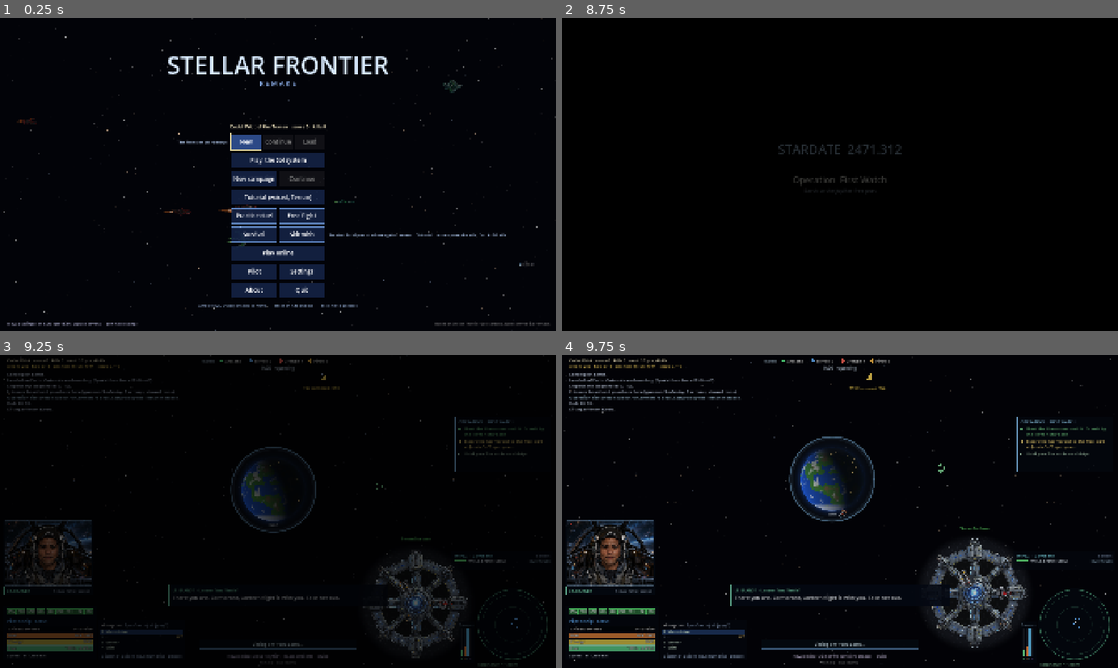
Above: before the commit, frames 1-4 (two rows, left to right).
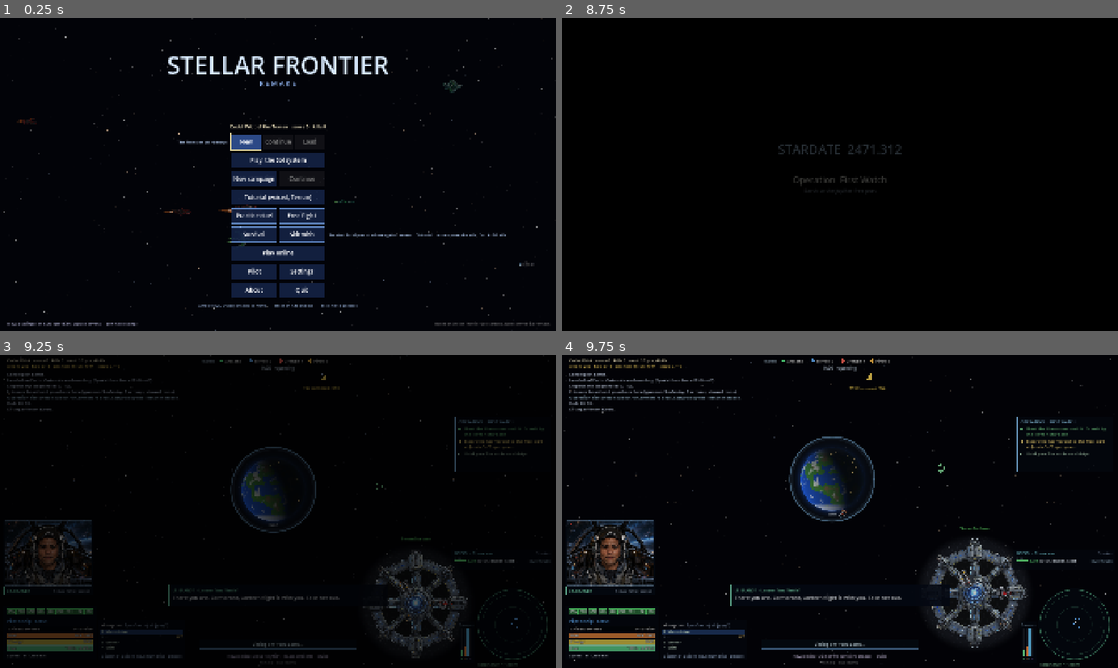
Above: after the commit, the same moments.

Repository: noalear/SovereignDrift
Game: Godot game, scene res://src/Main.tscn
Two runs of this game, one before a commit and one after it. Both use one fixed random seed, a clock stepped at 60 frames per second and the inputs below.
Inputs (mouse positions are in pixels of both pictures, inside the frame that each line leads up to):
- Up to frame 1 (0.25 s): no input
- Up to frame 2 (8.75 s): tap Enter (fullscreen) at 0.5, 3.5, 5 s; drag from (840, 174) to (895, 105) at 0.52 s; drag from (728, 190) to (812, 237) at 1.27 s; move the mouse to (895, 105) at 2.02 s; hold E (strafe_right) 2.03-2.75 s; hold P (shields_toggle) 2.03-2.75 s; tap B (land) at 2.3 s; tap Space (fire_primary) at 2.75, 4.25, 8 s; drag from (812, 237) to (673, 127) at 2.77 s; move the mouse to (1006, 221) at 3.52 s; hold Q (strafe_left) 3.53-4.25 s; hold K (board) 3.53-4.25 s; tap P (shields_toggle) at 3.8 s; drag from (673, 127) to (756, 96) at 4.27 s; move the mouse to (867, 174) at 5.02 s; hold X (brake) 5.03-5.75 s; hold M (briefing) 5.03-5.75 s; click (867, 174) at 5.17 s; tap Y (shield_focus) at 5.3 s; click "Launch the operation" at 5.75 s; click "Launch the operation" at 6.5 s; click "Not yet" at 7.25 s; drag from (756, 96) to (728, 190) at 8.02 s
- Up to frame 3 (9.25 s): move the mouse to (400, 495) at 8.77 s; hold W (thrust) from 8.78 s (still down); hold C (cloak) from 8.78 s (still down); tap B (land) at 9.05 s
- Up to frame 4 (9.75 s): release W (thrust) at 9.5 s; release C (cloak) at 9.5 s; drag from (728, 527) to (812, 574) at 9.52 s

Frames 1-2 are identical in both runs. In frame 3, 0.1% of the frame differs, in the area x 81-99%, y 62-67%; in frame 4, 0.2%.

Commit message:
Wingmen sent home land and get repaired; wing panel shows hull
A wingman ordered home only parked beside its home world, but hulls are
only patched up on the ground at a friendly colony, so it sat at "home
for repairs 0%" forever (as did any computer ship that retreated).

- AIPilot: RETREAT lands at home, or the nearest friendly colony with a
  surface (_repair_port, _land_on shared with colonist runs); on the
  ground it waits until _mended(), lifts off and rejoins the wing or
  patrols. Ships with no shields can count as mended now.
- Wing.status: "going home N%" then "repairing N%" (rounded up).
- HUD wing panel: HULL caption, a % beside each bar, and a red sliver
  instead of an empty black bar for a battered ship.
- Tutorial: Hale's wing line explains the bar and repairs (voice regenerated).
- wing_test: a 0.4% hull wingman lands at Earth, mends and rejoins;
  frees our own admirals' called pilots before the call-order check.

Co-Authored-By: Claude Opus 5.5 <noreply@anthropic.com>
Claude-Session: https://claude.ai/code/session_018iRXF1zAta2nLgkmWW55bu

Diff:
--- a/src/ships/AIPilot.gd
+++ b/src/ships/AIPilot.gd
@@ -422,7 +422,7 @@
 			if home == null:
 				state = State.PATROL
 				sent_home = false
-			elif hull_frac > 0.9 and shield_frac > 0.8 and ship.energy > ship.energy_max * 0.6 and ship.fuel_fraction() > 0.6 and ship.crew_fraction() > 0.8:
+			elif _mended():
 				if in_wing and lead == null:
 					pass                # mended: wait here for the leader to relaunch
 				elif sent_home:
@@ -729,7 +729,10 @@
 			else:
 				_fly_to_job(delta)
 		State.RETREAT:
-			if home != null:
+			var port := _repair_port()
+			if port != null:
+				_land_on(port, delta)   # a friendly spaceport patches the hull up
+			elif home != null:
 				var p := home.global_position + (ship.global_position - home.global_position).normalized() * (home.radius + 220.0)
 				_steer_to(p, delta, true)
 				i["boost"] = _boost_ok(BOOST_KEEP_ATTACK) and ship.global_position.distance_to(p) > 800.0
@@ -738,6 +741,50 @@
 
 
 # ------------------------------------------------------------ colonists
+
+## Where a retreating ship lands to be mended: home when it is still ours
+## and has a surface, else the nearest friendly colony that has one.  Null
+## when there is none: the ship waits by home, where at least the tanks
+## and the crew are made up.
+func _repair_port() -> Planet:
+	if home != null and home.is_colonised() and home.owner_race == ship.race_id and home.has_surface():
+		return home
+	var best: Planet = null
+	var best_d := INF
+	for p in world.planets:
+		if p.is_colonised() and p.owner_race == ship.race_id and p.has_surface():
+			var d: float = p.global_position.distance_to(ship.global_position)
+			if d < best_d:
+				best_d = d
+				best = p
+	return best
+
+
+## Hull, shields, energy, fuel and crew all good enough to fly again.
+func _mended() -> bool:
+	return ship.hull > ship.hull_max * 0.9 and (ship.shield_max <= 0.0 or ship.shield > ship.shield_max * 0.8) \
+		and ship.energy > ship.energy_max * 0.6 and ship.fuel_fraction() > 0.6 and ship.crew_fraction() > 0.8
+
+
+## Landed for repairs (World._landed_ships and _refuel do the mending):
+## lift off once mended, back to the wing or to patrol.  A wingman whose
+## leader is down waits on the ground for it to relaunch.
+func _repair_on_ground() -> void:
+	if not _mended():
+		return
+	var in_wing := escort != null and is_instance_valid(escort) and not convoy_guard
+	if in_wing and escort.dead:
+		return
+	world.try_land(ship)              # lift off
+	if in_wing:
+		sent_home = false
+		state = State.ESCORT
+		world.wing.report(ship, "back")
+	else:
+		sent_home = false
+		state = State.PATROL
+		patrol_point = _random_patrol_point()
+
 
 ## Pick the next colonist run.  With an empty cabin: a friendly colony that
 ## can spare people.  With colonists aboard: an enemy colony whose defences
@@ -876,7 +923,11 @@
 
 ## Fly down to the job's world, slow to a landing speed above it, land.
 func _fly_to_job(delta: float) -> void:
-	var p := job_planet
+	_land_on(job_planet, delta)
+
+
+## Fly down to `p`, slow to a landing speed above it, land.
+func _land_on(p: Planet, delta: float) -> void:
 	if p == null or not is_instance_valid(p):
 		return
 	var i := ship.inputs
@@ -909,6 +960,9 @@
 ## then lift off for the next run.
 func _think_on_ground() -> void:
 	if not ship.is_landed():
+		return
+	if state == State.RETREAT:
+		_repair_on_ground()
 		return
 	ground_time += 0.35
 	if hauler:
--- a/src/ui/HUD.gd
+++ b/src/ui/HUD.gd
@@ -208,7 +208,7 @@
 	var w := 330.0
 	var x := vp.x - w - 20.0
 	var rows := wing.size()
-	var h := 40.0 + rows * 20.0
+	var h := 48.0 + rows * 20.0
 	var y := vp.y - 340.0 - h        # clear of the radar's lock warnings
 	draw_rect(Rect2(x - 10, y, w + 20, h), Color(0.02, 0.04, 0.08, 0.6))
 	var head := "WING  ·  %s" % Wing.LABELS.get(order, order)
@@ -216,18 +216,24 @@
 	if order == "attack" and t != null and is_instance_valid(t):
 		head = "WING  ·  Attacking " + (t.pilot_name if t is Ship else t.body_name)
 	draw_string(font, Vector2(x, y + 18), head, HORIZONTAL_ALIGNMENT_LEFT, w - 70, 15, WING_COLOR)
+	draw_string(font, Vector2(x, y + 33), "HULL", HORIZONTAL_ALIGNMENT_LEFT, 40, 9, Color(0.6, 0.7, 0.8, 0.7))
 	draw_string(font, Vector2(x, y + 18), "%s orders" % Keybinds.short_text("wing_menu"), HORIZONTAL_ALIGNMENT_RIGHT, w, 12, Color(0.7, 0.8, 0.95, 0.8))
-	var ly := y + 38.0
+	var ly := y + 46.0
 	for i in wing.size():
 		var s: Ship = wing[i]
-		var frac: float = 0.0 if s.dead else s.hull / maxf(s.hull_max, 1.0)
+		# the bar and the number are the wingman's hull; a battered one
+		# still shows a red sliver, so an empty bar only ever means lost
+		var frac: float = 0.0 if s.dead else clampf(s.hull / maxf(s.hull_max, 1.0), 0.0, 1.0)
 		var hc := Color(0.4, 0.9, 0.5) if frac > 0.5 else (Color(1.0, 0.75, 0.3) if frac > 0.25 else Color(1.0, 0.3, 0.25))
 		draw_rect(Rect2(x, ly - 10, 40, 6), Color(0, 0, 0, 0.5))
-		draw_rect(Rect2(x, ly - 10, 40 * frac, 6), hc)
+		if not s.dead:
+			draw_rect(Rect2(x, ly - 10, maxf(40 * frac, 3.0), 6), hc)
+		draw_string(font, Vector2(x + 44, ly - 2), "--" if s.dead else "%d%%" % ceili(frac * 100.0), HORIZONTAL_ALIGNMENT_LEFT, 34, 11,
+			Color(0.55, 0.58, 0.65) if s.dead else hc)
 		var kind := "prize" if s.is_prize and not s.has_meta("ordered") else ("escort" if s.has_meta("ordered") else s.design_name)
 		var col := Color(0.92, 0.96, 1.0) if not s.dead else Color(0.55, 0.58, 0.65)
-		draw_string(font, Vector2(x + 48, ly - 2), "W%d %s  %s" % [i + 1, s.pilot_name, kind], HORIZONTAL_ALIGNMENT_LEFT, 170, 13, col)
-		draw_string(font, Vector2(x + 48, ly - 2), world.wing.status(s), HORIZONTAL_ALIGNMENT_RIGHT, w - 48, 12, Color(0.7, 0.85, 0.95, 0.9))
+		draw_string(font, Vector2(x + 80, ly - 2), "W%d %s  %s" % [i + 1, s.pilot_name, kind], HORIZONTAL_ALIGNMENT_LEFT, 150, 13, col)
+		draw_string(font, Vector2(x + 80, ly - 2), world.wing.status(s), HORIZONTAL_ALIGNMENT_RIGHT, w - 80, 12, Color(0.7, 0.85, 0.95, 0.9))
 		ly += 20.0
 
 
--- a/src/ui/TutorialLines.gd
+++ b/src/ui/TutorialLines.gd
@@ -45,7 +45,7 @@
 	["disable", "hale", "Now the mark of a good captain: don't just blow ships apart. Every hit damages the systems nearest to it. Hit the drone in the stern to knock out its engines, and it's dead in space."],
 	["drone_lost", "hale", "That one's scrap. Easy on the trigger, cadet. Here's another. Aim for the engines at the back."],
 	["board", "hale", "Its engines are out. Come alongside, slow down, and board it. Your crew fights theirs, and if you win, the ship is yours. A captured prize follows you as a wingman."],
-	["wing", "hale", "That ship flies on your wing now, and win …(234 unchanged characters)… at's what they do until told otherwise. Order your wing to form up."],
+	["wing", "hale", "That ship flies on your wing now, and win …(234 unchanged characters)… at's what they do until told otherwise. The bar by each wingman's name is its hull. A battered one can go home, land and get patched up. Order your wing to form up."],
 	["wing_call", "hale", "You won't always have a prize. Call wingmen from the wheel, and our free pilots join you: one f …(383 unchanged characters)…
 	["shield_focus", "hale", "Your shield has a front half and a rear half, and a hit only drains the half it lands on. After a hit, that half waits a moment before it recharges. You can swing the charge forward when you attack, or aft when you run. Swing it forward, then back to balanced."],
 	["shields_down", "hale", "You can also lower your shields. Lowered, they hold nothing, but they stop drawing power and your ship runs quieter. Raising them takes a couple of seconds, and they come back weak, so pick your moment. Lower them, then raise them again."],
--- a/src/world/Wing.gd
+++ b/src/world/Wing.gd
@@ -148,10 +148,13 @@
 	var ai := _ai(s)
 	if ai == null:
 		return ""
+	if ai.sent_home:
+		var hull := ceili(s.hull / maxf(s.hull_max, 1.0) * 100.0)
+		if s.is_landed():
+			return "repairing %d%%" % hull
+		return "going home %d%%" % hull
 	if s.is_landing():
 		return "landed"
-	if ai.sent_home:
-		return "home for repairs %d%%" % int(s.hull / maxf(s.hull_max, 1.0) * 100.0)
 	if s.is_disabled():
 		return "disabled!"
 	var t: Variant = s.target
--- /dev/null
+++ b/tools/wing_hud_shot.gd
@@ -0,0 +1,38 @@
+# Screenshot of the wing panel with a battered prize, a healthy wingman and a lost one.
+#   xvfb-run -a -s "-screen 0 1920x1080x24" godot --path . --rendering-driver opengl3 -s tools/wing_hud_shot.gd
+extends SceneTree
+
+var main: Node
+
+
+func _init() -> void:
+	call_deferred("_start")
+
+
+func _start() -> void:
+	main = load("res://src/Main.tscn").instantiate()
+	root.add_child(main)
+	await process_frame
+	main._start_free_flight()
+	for k in 20:
+		await process_frame
+	var w: World = main.world
+	var p: Ship = w.player
+	var hulls := [0.04, 1.0, 0.6]
+	for k in 3:
+		var s := w._make_ship("Wing %d" % k, p.race_id, ["Scout", "Cruiser", "Destroyer"][k], "Mate %d" % k, false)
+		var ai := AIPilot.new()
+		ai.name = "AI"
+		s.add_child(ai)
+		ai.setup(s, w, null, 3)
+		ai.join(p, false)
+		s.global_position = p.global_position + Vector2(-200 - k * 120, 150)
+		s.hull = s.hull_max * hulls[k]
+		if k == 0:
+			s.is_prize = true
+	for k in 90:
+		await process_frame
+	var img := root.get_viewport().get_texture().get_image()
+	img.save_png("/tmp/claude-0/scratch/wing_hud.png")
+	print("saved")
+	quit(0)
--- a/tools/wing_test.gd
+++ b/tools/wing_test.gd
@@ -168,15 +168,28 @@
 	await _wait(30)
 	var hai: AIPilot = hurt.get_node("AI")
 	_check(hai.sent_home and hai.state == AIPilot.State.RETREAT, "Return to base: home for repairs")
-	_check(w.wing.status(hurt).begins_with("home"), "the HUD says so (%s)" % w.wing.status(hurt))
-	_put(hurt, hai.home.global_position + Vector2(hai.home.radius + 220.0, 0), hai.home.velocity)
-	hurt.hull = hurt.hull_max
-	hurt.shield = hurt.shield_max
-	hurt.energy = hurt.energy_max
-	hurt.fuel = hurt.fuel_max
-	hurt.crew = hurt.crew_max
-	await _wait(60)
-	_check(not hai.sent_home and hai.state == AIPilot.State.ESCORT, "mended, it flies back to the wing")
+	_check(w.wing.status(hurt).begins_with("going home"), "the HUD says so (%s)" % w.wing.status(hurt))
+	# a battered prize-like wreck near home (Kyle 2026-10-29: one sat at
+	# "home for repairs 0%" for good): it lands, the spaceport mends it,
+	# and it lifts off and rejoins
+	_put(hurt, hai.home.global_position + Vector2(hai.home.radius + 900.0, 0), hai.home.velocity)
+	hurt.hull = hurt.hull_max * 0.004
+	hurt.crew = maxf(1.0, hurt.crew_max * 0.3)
+	var landed := false
+	var said := ""
+	var back := false
+	for sec in 120:
+		await _wait(60)
+		if hurt.is_landed():
+			landed = true
+			if said == "":
+				said = w.wing.status(hurt)
+		if not hai.sent_home and hai.state == AIPilot.State.ESCORT and not hurt.is_landing():
+			back = true
+			break
+	_check(landed, "sent home, it lands at %s" % hai.home.body_name)
+	_check(said.begins_with("repairing"), "the HUD shows the repair (%s)" % said)
+	_check(back and hurt.hull > hurt.hull_max * 0.9, "mended (hull %d%%), it lifts off and flies back to the wing" % int(hurt.hull / hurt.hull_max * 100.0))
 	# --- the leader dies: the wing goes home and waits
 	p.invulnerable = 0.0
 	p.take_damage(1e7, null)
@@ -249,6 +262,11 @@
 	w.wing_command(p, "dismiss")
 	_check(w.wing.called(p).is_empty() and wing.all(func(s): return s.get_node("AI").escort == null), "Dismiss sends the called pilots back to the empire")
 	# --- a player's call comes before a computer admiral's
+	# (first free whoever our own computer admirals called up meanwhile)
+	for s in w.ships:
+		var sai: AIPilot = s.get_node_or_null("AI") if s.race_id == p.race_id and not s.dead else null
+		if sai != null and sai.called and sai.escort != p:
+			sai.leave_wing()
 	var mates := w.ships.filter(func(s): return s.race_id == p.race_id and not s.dead and not s.is_player and not s.support and not s.is_station and s.get_node_or_null("AI") != null and s.get_node("AI").escort == null)
 	var boss: Ship = mates[0]
 	boss.rank = 12
Not shown, added: tools/wing_hud_shot.gd.uid
Not shown, changed: assets/voice/tutorial/wing.ogg
